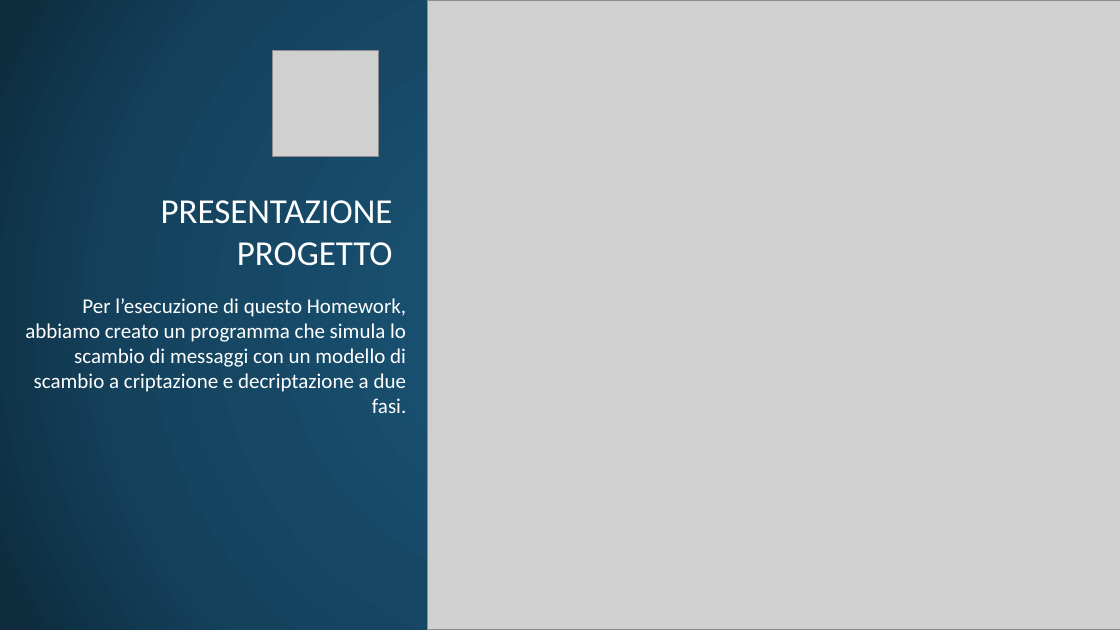
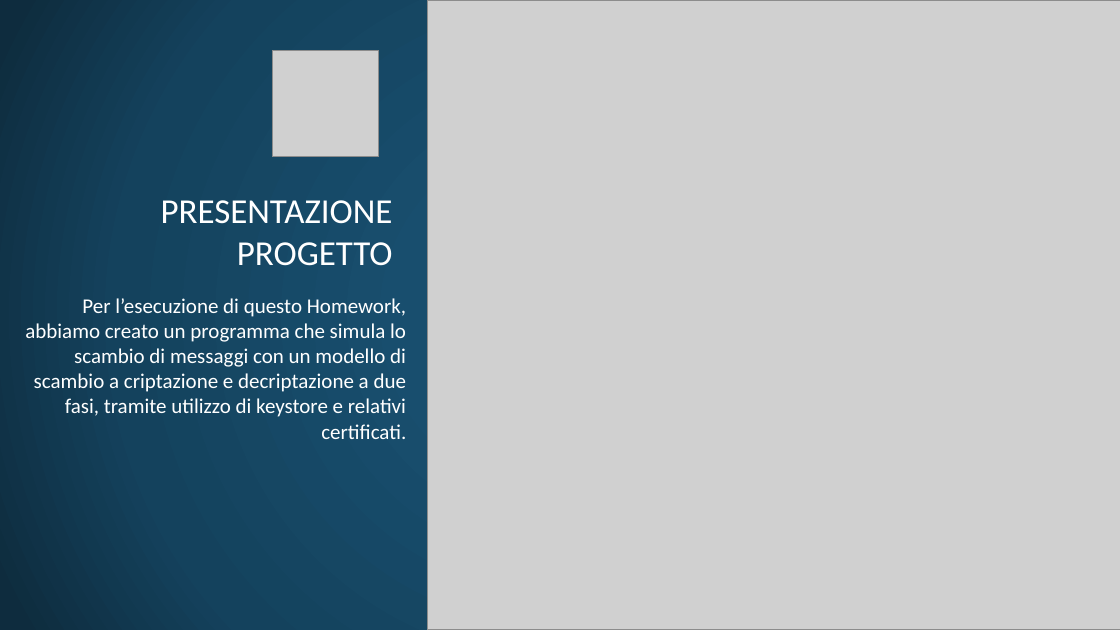
Before and after one commit to matemmequadro/homework_ssd_1, a slide deck: slide 2 of Primo Homework.pptx. Drawn at 1120x630 pixels with LibreOffice and Linux fonts; fonts in the diff are those of the drawing; grey boxes stand for pictures; background and template pictures are left out. Boxes give left, top, right and bottom in pixels: in the first picture for what was removed or moved away, otherwise in the second. Text is boxed around its words. In the diff, an @@ line names an element or a change of style, - is before the commit and + after.

```diff
--- a/Primo Homework.pptx
+++ b/Primo Homework.pptx
@@ text at box(25, 298, 406, 439): text changed @@
-Per l’esecuzione di questo Homework, abbiamo creato un programma che simula lo scambio di messaggi con un modello di scambio a criptazione e decriptazione a due fasi.
+Per l’esecuzione di questo Homework, abbiamo creato un programma che simula lo scambio di messaggi con un modello di scambio a criptazione e decriptazione a due fasi, tramite utilizzo di keystore e relativi certificati.
```
Also in this commit, not shown: 1 other slide changed.
